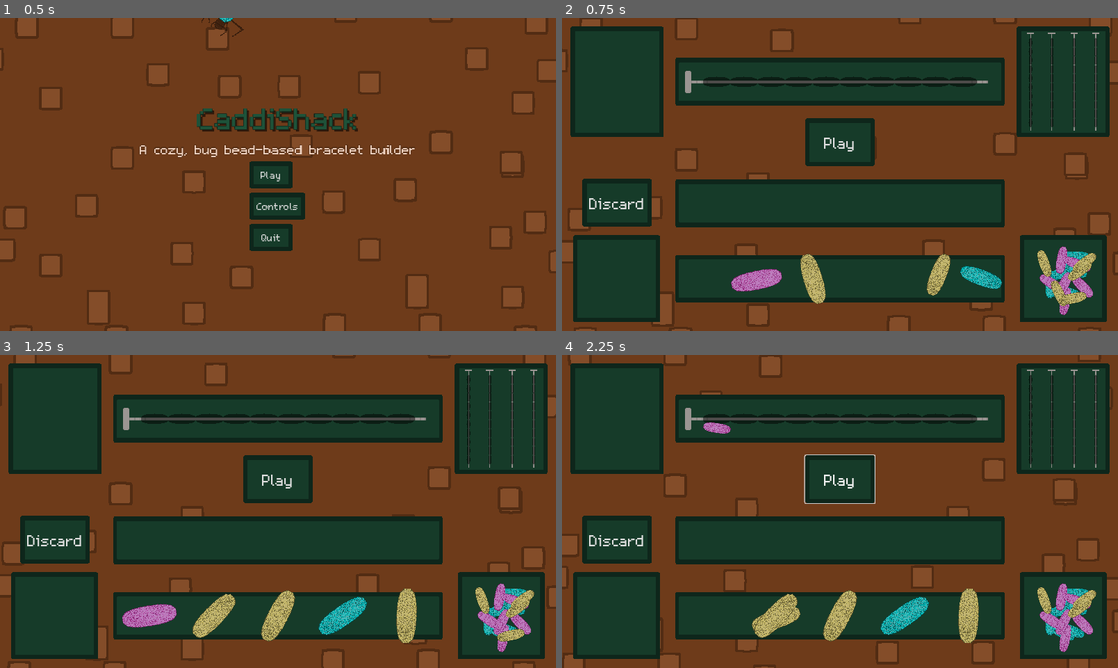
Above: before the commit, frames 1-4 (two rows, left to right).
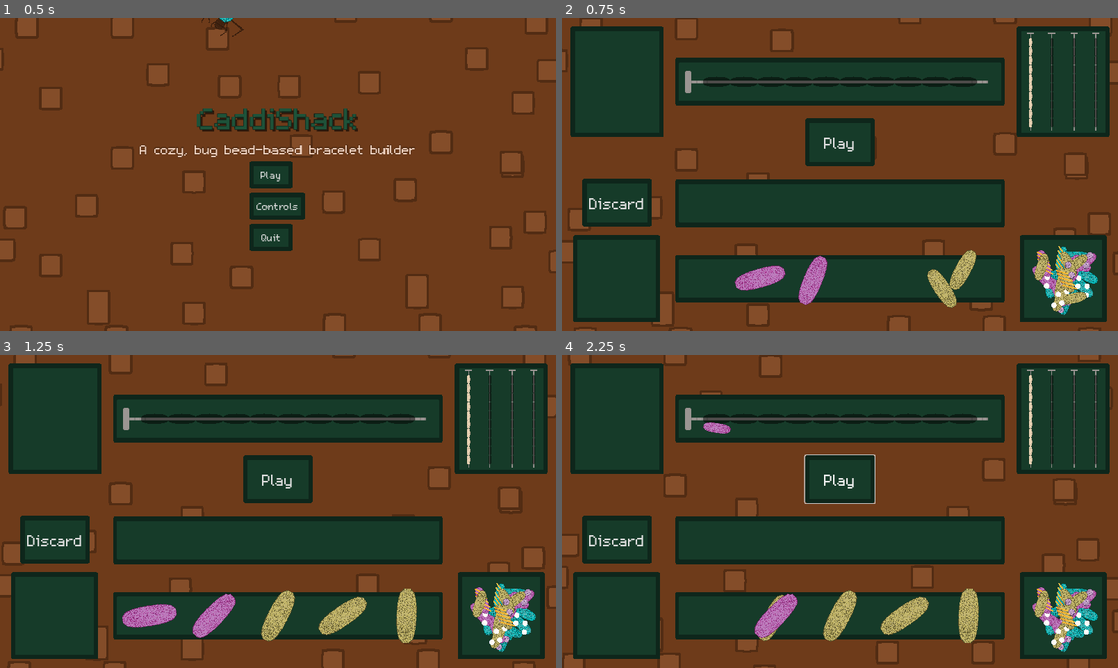
Above: after the commit, the same moments.

Repository: Splashy-Inc/caddishack
Game: Godot game, scene res://SCENES/screen_manager.tscn
Same seed, same stepped clock (60 frames per second), same inputs: the game is played once before the commit and once after it. The engine's default icon, where the game draws it, is replaced by a stand-in: a white triangle on a blue panel in a dark square.
Inputs (mouse positions are in pixels of both pictures, inside the frame that each line leads up to):
- Up to frame 1 (0.5 s): no input
- Up to frame 2 (0.75 s): click "Play" at 0.5 s
- Up to frame 3 (1.25 s): no input
- Up to frame 4 (2.25 s): click "Play" at 1.25 s; tap Enter at 2 s; move the mouse to (712, 614) at 2.02 s; press the mouse at (712, 614) at 2.03 s; hold D (right) from 2.03 s (still down)

Frame 1 is identical in both runs. In frame 2, 3.4% of the frame differs, in the area x 30-97%, y 6-95%; in frame 3, 2.6%; in frame 4, 2.7%.

Commit message:
Work around issue adding bracelet to completed bracelets
Add travelling effect, like beads

Info carries over from round to round

Diff:
--- /dev/null
+++ b/RESOURCES/test_bracelet.tres
@@ -0,0 +1,32 @@
+[gd_resource type="Resource" script_class="BraceletInfo" load_steps=10 format=3 uid="uid://bqabh8t0cmf7w"]
+
+[ext_resource type="Script" path="res://RESOURCES/bead_info.gd" id="1_337hf"]
+[ext_resource type="Script" path="res://RESOURCES/sand_material_info.gd" id="2_8wy5v"]
+[ext_resource type="Script" path="res://RESOURCES/special_material_info.gd" id="3_lo4mr"]
+[ext_resource type="Script" path="res://RESOURCES/bead_array_info.gd" id="4_8yelv"]
+[ext_resource type="Script" path="res://RESOURCES/bracelet_info.gd" id="5_f6gqg"]
+
+[sub_resource type="Resource" id="Resource_85v6i"]
+script = ExtResource("2_8wy5v")
+color = 0
+cell = Vector2i(0, 0)
+price = 0
+
+[sub_resource type="Resource" id="Resource_f80xw"]
+script = ExtResource("3_lo4mr")
+type = 0
+cell = Vector2i(0, 0)
+price = 0
+
+[sub_resource type="Resource" id="Resource_tfs0a"]
+script = ExtResource("1_337hf")
+sand = SubResource("Resource_85v6i")
+special = SubResource("Resource_f80xw")
+
+[sub_resource type="Resource" id="Resource_qsshp"]
+script = ExtResource("4_8yelv")
+beads = Array[ExtResource("1_337hf")]([SubResource("Resource_tfs0a"), SubResource("Resource_tfs0a"), SubResource("Resource_tfs0a"), SubResource("Resource_tfs0a"), SubResource("Resource_tfs0a"), SubResource("Resource_tfs0a"), SubResource("Resource_tfs0a"), SubResource("Resource_tfs0a"), SubResource("Resource_tfs0a"), SubResource("Resource_tfs0a")])
+
+[resource]
+script = ExtResource("5_f6gqg")
+bead_array_info = SubResource("Resource_qsshp")
--- a/RESOURCES/test_run.tres
+++ b/RESOURCES/test_run.tres
@@ -1,16 +1,19 @@
-[gd_resource type="Resource" script_class="RunInfo" load_steps=6 format=3 uid="uid://bogklb8arhn1d"]
+[gd_resource type="Resource" script_class="RunInfo" load_steps=8 format=3 uid="uid://lddhka87hyh8"]
 
-[ext_resource type="Script" path="res://RESOURCES/bead_info.gd" id="1_o7yod"]
-[ext_resource type="Script" path="res://RESOURCES/bead_array_info.gd" id="2_7x45k"]
+[ext_resource type="Resource" uid="uid://c81ojbagj28o1" path="res://RESOURCES/test_bead_pile.tres" id="1_nh32b"]
 [ext_resource type="Script" path="res://RESOURCES/bracelet_info.gd" id="2_qnisi"]
 [ext_resource type="Script" path="res://RESOURCES/run_info.gd" id="3_41am5"]
+[ext_resource type="Resource" uid="uid://bqabh8t0cmf7w" path="res://RESOURCES/test_bracelet.tres" id="3_x6kvo"]
+[ext_resource type="Script" path="res://RESOURCES/material_info.gd" id="5_mx8o2"]
+[ext_resource type="Script" path="res://RESOURCES/terrarium_info.gd" id="6_wyki2"]
 
-[sub_resource type="Resource" id="Resource_51uju"]
-script = ExtResource("2_7x45k")
-beads = Array[ExtResource("1_o7yod")]([])
+[sub_resource type="Resource" id="Resource_73nt0"]
+script = ExtResource("6_wyki2")
+materials = Array[ExtResource("5_mx8o2")]([])
 
 [resource]
 script = ExtResource("3_41am5")
-money = 10
-bead_pile = SubResource("Resource_51uju")
-bracelets = Array[ExtResource("2_qnisi")]([])
+money = 500
+terrarium = SubResource("Resource_73nt0")
+bead_pile = ExtResource("1_nh32b")
+bracelets = Array[ExtResource("2_qnisi")]([ExtResource("3_x6kvo")])
--- a/SCENES/TERRARIUM/bead.tscn
+++ b/SCENES/TERRARIUM/bead.tscn
@@ -17,12 +17,14 @@
 script = ExtResource("2_ebppn")
 color = 0
 cell = Vector2i(0, 0)
+price = 0
 
 [sub_resource type="Resource" id="Resource_cr6u5"]
 resource_local_to_scene = true
 script = ExtResource("4_wdpq1")
 type = 0
 cell = Vector2i(0, 0)
+price = 0
 
 [sub_resource type="Resource" id="Resource_fx874"]
 resource_local_to_scene = true
--- a/SCRIPTS/CRAFT_STATION/bracelet.gd
+++ b/SCRIPTS/CRAFT_STATION/bracelet.gd
@@ -8,6 +8,22 @@
 const SPECIAL_POINTS = 3
 const THREE_CHAIN_MULT = 2
 const FIVE_CHAIN_MULT = 4
+
+var travel_target_global_position : Vector2
+var travel_target_rotation : float
+var is_travelling := false
+
+func _process(delta: float) -> void:
+	if is_travelling:
+		if global_position.distance_to(travel_target_global_position) < 10:
+			global_position = travel_target_global_position
+			rotation = travel_target_rotation
+			scale = Vector2(1.0, 1.0)
+			is_travelling = false
+		else:
+			global_position = global_position.lerp(travel_target_global_position, .25)
+			rotation = lerpf(rotation, travel_target_rotation, .25)
+			scale = scale.lerp(Vector2(1.0, 1.0), .25)
 
 func _container_ready():
 	bead_array_info = info.bead_array_info
@@ -98,3 +114,9 @@
 
 func is_complete() -> bool:
 	return get_beads().size() >= bead_slots.size()
+
+func travel_to(target_global_position: Vector2, target_scale: Vector2 = Vector2(1.0,1.0), target_rotation: float = 0.0):
+	travel_target_global_position = target_global_position
+	scale = target_scale
+	travel_target_rotation = target_rotation
+	is_travelling = true
--- a/SCRIPTS/CRAFT_STATION/bracelet_station.gd
+++ b/SCRIPTS/CRAFT_STATION/bracelet_station.gd
@@ -50,20 +50,24 @@
 		await get_tree().create_timer(.05).timeout
 
 	if bracelet_panel.bracelet.is_complete():
-		await get_tree().create_timer(.5).timeout
-		complete_bracelet_panel.add_bracelet(bracelet_panel.bracelet)
 		print("Bracelet completed!")
 		print(bracelet_panel.bracelet.calculate_value())
 		print(bracelet_panel.bracelet.info.points)
 		print(bracelet_panel.bracelet.info.mult)
 		print(bracelet_panel.bracelet.info.color_chains)
 		print(bracelet_panel.bracelet.info.special_chains)
+
+		await get_tree().create_timer(.5).timeout
 		Globals.change_run_money(bracelet_panel.bracelet.calculate_value())
+		complete_bracelet_panel.add_bracelet(bracelet_panel.bracelet)
+		Globals.run_info.bracelets = complete_bracelet_panel.get_bracelets_info()
+		await get_tree().create_timer(.5).timeout
+
 		Globals.run_info.bead_pile.beads = []
 		for bead in draw_pile.get_beads() + discard_pile.get_beads() + get_beads_in_play() :
 			if bead is Bead:
 				Globals.run_info.bead_pile.beads.append(bead.info)
-		await get_tree().create_timer(.5).timeout
+
 		won.emit(self)
 	else:
 		fill_hand()
--- a/SCRIPTS/CRAFT_STATION/complete_bracelet_panel.gd
+++ b/SCRIPTS/CRAFT_STATION/complete_bracelet_panel.gd
@@ -2,41 +2,77 @@
 
 class_name BraceletContainer
 
-@export var bracelets : Array[BraceletInfo]
+@export var bracelets_info : Array[BraceletInfo]
 
 @onready var bracelet_slots: Node2D = $BraceletSlots
 
 
 # Called when the node enters the scene tree for the first time.
 func _ready() -> void:
-	fill_bracelets(bracelets)
+	fill_bracelets(bracelets_info)
 
 # Called every frame. 'delta' is the elapsed time since the previous frame.
 func _process(delta: float) -> void:
 	pass
 
-func fill_bracelets(new_bracelets: Array[BraceletInfo]):
+func fill_bracelets(new_bracelets_info: Array[BraceletInfo]):
 	clear_bracelets()
-	var temp_bracelets = new_bracelets.duplicate()
+	var temp_bracelets_info = new_bracelets_info.duplicate()
 	for slot in bracelet_slots.get_children():
 		for child in slot.get_children():
 			if child is Bracelet:
-				if not temp_bracelets.is_empty():
-					var new_bracelet = temp_bracelets.pop_front() as BraceletInfo
-					child.set_beads(new_bracelet.bead_array_info)
-	bracelets = new_bracelets
+				if not temp_bracelets_info.is_empty():
+					var new_bracelet = temp_bracelets_info.pop_front() as BraceletInfo
+					child.set_beads(new_bracelet.bead_array_info.duplicate())
+	bracelets_info = new_bracelets_info
 
 func add_bracelet(new_bracelet: Bracelet):
-	var new_bracelet_info = BraceletInfo.new()
-	for bead in new_bracelet.get_beads():
-		if bead is Bead:
-			new_bracelet_info.bead_array_info.beads.append(bead.info.duplicate())
-	bracelets.append(new_bracelet_info.duplicate())
-	new_bracelet.clear_beads()
-	fill_bracelets(bracelets)
+	for slot in bracelet_slots.get_children():
+		var old_bracelet = slot.get_child(0)
+		if old_bracelet is Bracelet:
+			if old_bracelet.get_beads().is_empty():
+				old_bracelet.reparent(slot.get_parent())
+				if set_bracelet_parent(slot, new_bracelet):
+					position_bracelet(new_bracelet)
+				break
+
+	update_bracelets_info()
+
+func set_bracelet_parent(slot: Node2D, bracelet: Bracelet) -> bool:
+	if bracelet.get_parent():
+		var old_global_transform = bracelet.global_transform
+		bracelet.reparent(slot, false)
+		bracelet.global_transform = old_global_transform
+	else:
+		slot.add_child(bracelet)
+	return true
+
+func position_bracelet(bracelet: Bracelet):
+	bracelet.travel_to(bracelet.get_parent().global_position)
 
 func clear_bracelets():
 	for slot in bracelet_slots.get_children():
 		for child in slot.get_children():
 			if child is Bracelet:
 				child.set_beads(BeadArrayInfo.new())
+
+func get_bracelets() -> Array[Bracelet]:
+	var bracelets : Array[Bracelet]
+	for slot in bracelet_slots.get_children():
+		if slot.get_child(0) is Bracelet:
+			bracelets.append(slot.get_child(0))
+	return bracelets
+
+func update_bracelets_info():
+	var new_bracelets_info : Array[BraceletInfo]
+	for bracelet in get_bracelets():
+		var new_bracelet_info = BraceletInfo.new()
+		for bead in bracelet.get_beads():
+			if bead is Bead:
+				new_bracelet_info.bead_array_info.beads.append(bead.info.duplicate())
+		new_bracelets_info.append(new_bracelet_info.duplicate())
+	bracelets_info = new_bracelets_info
+
+func get_bracelets_info():
+	update_bracelets_info()
+	return bracelets_info
--- a/SCRIPTS/globals.gd
+++ b/SCRIPTS/globals.gd
@@ -73,7 +73,7 @@
 	return larva_scene.instantiate()
 
 func reset_run():
-	run_info = load("res://RESOURCES/new_run.tres").duplicate()
+	run_info = load("res://RESOURCES/test_run.tres").duplicate()
 
 func change_run_money(amount: int):
 	run_info.money += amount
Not shown: 1 places in RESOURCES/new_terrarium.tres that only renumber resources
